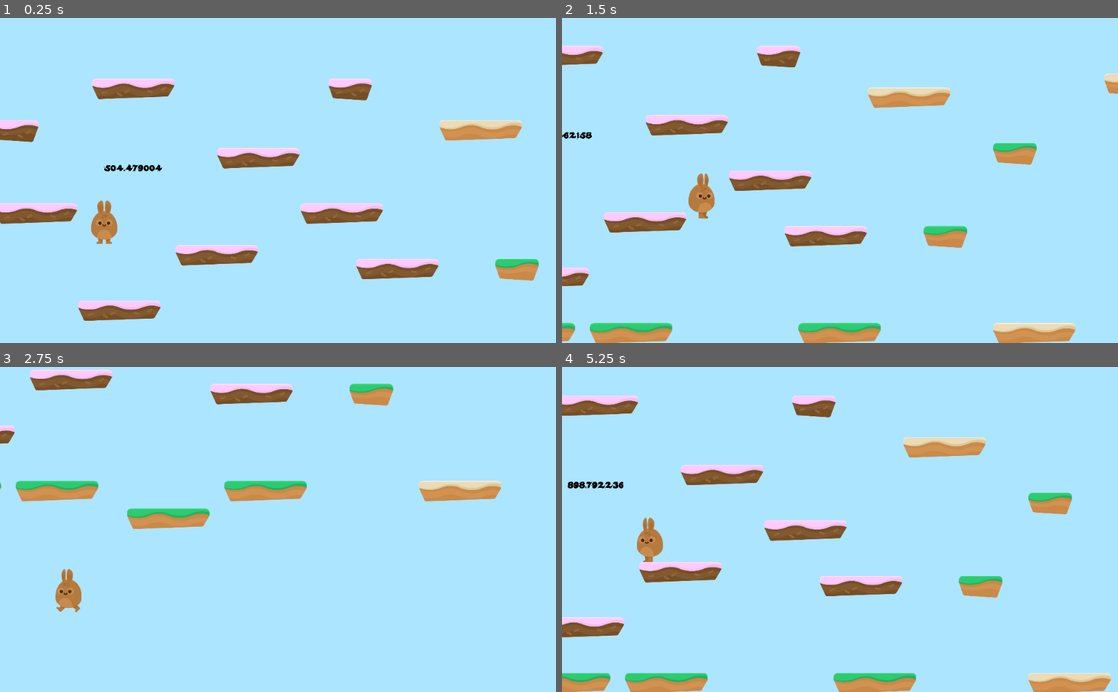
Above: before the commit, frames 1-4 (two rows, left to right).
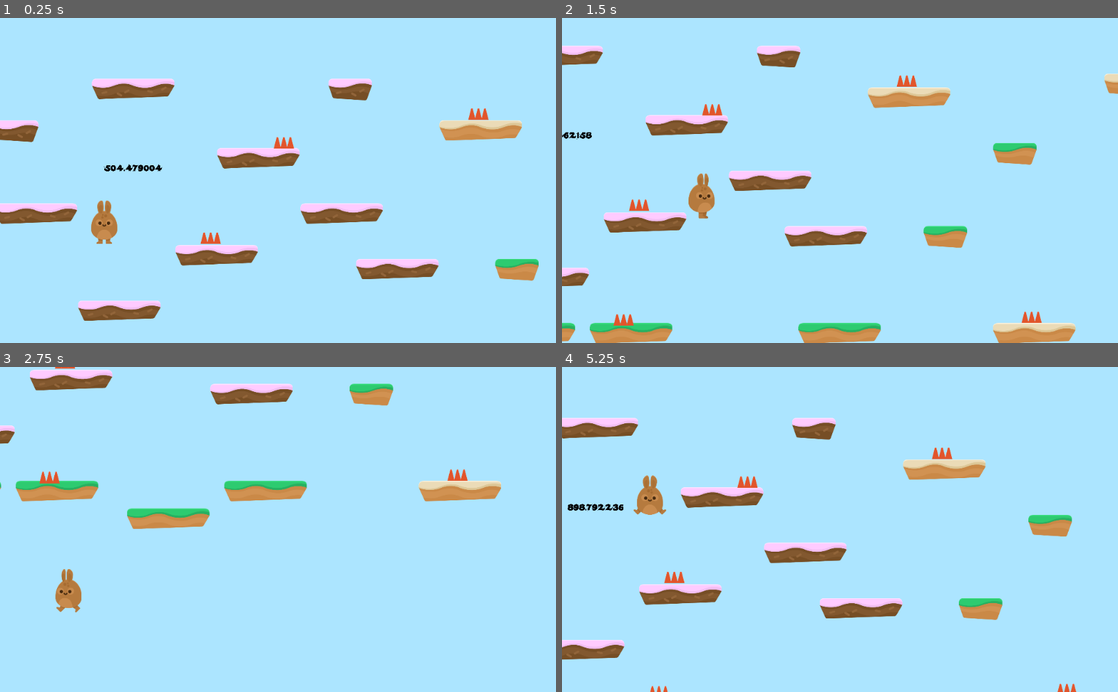
Above: after the commit, the same moments.

Repository: lindholmen/HoopyDays
Game: Godot game, scene res://Levels/Level1.tscn
Two runs of this game, one before a commit and one after it. Both use one fixed random seed, a clock stepped at 60 frames per second and the inputs below.
Inputs (mouse positions are in pixels of both pictures, inside the frame that each line leads up to):
- Up to frame 1 (0.25 s): no input
- Up to frame 2 (1.5 s): hold D (right) from 0.53 s (still down); tap W (jump) at 0.77 s
- Up to frame 3 (2.75 s): tap W (jump) at 1.52 s; release D (right) at 2.03 s; hold A (left) from 2.03 s (still down)
- Up to frame 4 (5.25 s): release A (left) at 2.78 s; hold D (right) 2.78-3.5 s; tap W (jump) at 3.02, 4.52 s; click (778, 575) at 3.5 s; hold D (right) 4.28-5.03 s; hold A (left) from 5.03 s (still down)

The runs differ from the first frame. In frame 1, 0.3% of the frame differs, in the area x 36-88%, y 27-70%; in frame 2, 0.5%; in frame 3, 0.2%; in frame 4, 18%, in the area x 0-99%, y 8-100%.

Commit message:
added hazards with area2d to detect enter signal and using yield wait for a frame

Diff:
--- /dev/null
+++ b/Hazards/Hazards.gd
@@ -0,0 +1,9 @@
+extends Area2D
+
+
+
+func _on_SpikeTop_body_entered(body):
+	#if body.name == "Player" or body is KinematicBody2D:
+	# dont need this because we can use collision layers in Inspector
+	if body.has_method("hurt"):
+		body.hurt()
--- /dev/null
+++ b/Hazards/SpikeTop.tscn
@@ -0,0 +1,17 @@
+[gd_scene load_steps=3 format=2]
+
+[ext_resource path="res://GFX/Environment/spikes_top.png" type="Texture" id=1]
+[ext_resource path="res://Hazards/Hazards.gd" type="Script" id=2]
+
+[node name="SpikeTop" type="Area2D"]
+modulate = Color( 0.992157, 0.352941, 0.180392, 1 )
+collision_layer = 4
+script = ExtResource( 2 )
+
+[node name="Sprite" type="Sprite" parent="."]
+texture = ExtResource( 1 )
+
+[node name="CollisionPolygon2D" type="CollisionPolygon2D" parent="."]
+position = Vector2( -0.540237, -0.180084 )
+polygon = PoolVector2Array( -33.1105, -25.4069, -46.6164, 26.0957, 47.0246, 26.816, 32.9784, -25.9471 )
+[connection signal="body_entered" from="." to="." method="_on_SpikeTop_body_entered"]
--- a/Levels/GameOver.tscn
+++ b/Levels/GameOver.tscn
@@ -27,6 +27,9 @@
 anchor_bottom = 1.0
 texture = ExtResource( 1 )
 expand = true
+__meta__ = {
+"_edit_use_anchors_": false
+}
 
 [node name="CenterContainer" type="CenterContainer" parent="."]
 anchor_left = 0.00117695
--- a/Levels/Level1.tscn
+++ b/Levels/Level1.tscn
@@ -1,8 +1,9 @@
-[gd_scene load_steps=5 format=2]
+[gd_scene load_steps=6 format=2]
 
 [ext_resource path="res://Player/Player.tscn" type="PackedScene" id=1]
 [ext_resource path="res://Levels/Tileset.tres" type="TileSet" id=2]
 [ext_resource path="res://Fonts/candles_.ttf" type="DynamicFontData" id=3]
+[ext_resource path="res://Hazards/SpikeTop.tscn" type="PackedScene" id=4]
 
 [sub_resource type="DynamicFont" id=1]
 size = 40
@@ -17,7 +18,7 @@
 tile_set = ExtResource( 2 )
 collision_layer = 2
 format = 1
-tile_data = PoolIntArray( -458668, 6, 0, -196601, 0, 0, -196584, 1, 0, -196545, 2, 0, -65487, 5, 0, 0, 1, 0, 32, 4, 0, 93, 7, 0, 131088, 0, 0, 131146, 2, 0, 262185, 3, 0, 327733, 0, 0, 393216, 0, 0, 393238, 0, 0, 589837, 0, 0, 589912, 7, 0, 655386, 0, 0, 655396, 3, 0, 655424, 1, 0, 851974, 0, 0, 852019, 0, 0, 1114117, 2, 0, 1114124, 2, 0, 1114139, 2, 0, 1114153, 4, 0, 1114193, 4, 0, 1179717, 1, 0, 1245204, 2, 0, 1376313, 2, 0, 1638494, 3, 0, 1769544, 2, 0 )
+tile_data = PoolIntArray( -1245074, 4, 0, -786313, 6, 0, -458668, 6, 0, -327553, 2, 0, -196601, 0, 0, -196584, 1, 0, -196545, 2, 0, -196507, 2, 0, -65487, 5, 0, 0, 1, 0, 32, 4, 0, 93, 7, 0, 131088, 0, 0, 131146, 2, 0, 131205, 4, 0, 262185, 3, 0, 262261, 5, 0, 327733, 0, 0, 393216, 0, 0, 393238, 0, 0, 589837, 0, 0, 589912, 7, 0, 589951, 1, 0, 655386, 0, 0, 655396, 3, 0, 655424, 1, 0, 721002, 2, 0, 851974, 0, 0, 852019, 0, 0, 1114117, 2, 0, 1114124, 2, 0, 1114139, 2, 0, 1114153, 4, 0, 1114193, 4, 0, 1114244, 2, 0, 1179717, 1, 0, 1245204, 2, 0, 1310820, 0, 0, 1376313, 2, 0, 1572986, 4, 0, 1638494, 3, 0, 1769544, 2, 0, 1900657, 7, 0 )
 
 [node name="LabelTest" type="Label" parent="."]
 margin_left = 503.0
@@ -30,3 +31,44 @@
 __meta__ = {
 "_edit_use_anchors_": false
 }
+
+[node name="Hazards" type="Node" parent="."]
+
+[node name="SpikeTop" parent="Hazards" instance=ExtResource( 4 )]
+position = Vector2( 923.671, 1072.54 )
+
+[node name="SpikeTop2" parent="Hazards" instance=ExtResource( 4 )]
+position = Vector2( 994.623, 543.946 )
+
+[node name="SpikeTop3" parent="Hazards" instance=ExtResource( 4 )]
+position = Vector2( 1331.64, 104.044 )
+
+[node name="SpikeTop4" parent="Hazards" instance=ExtResource( 4 )]
+position = Vector2( 2227.41, -28.991 )
+
+[node name="SpikeTop5" parent="Hazards" instance=ExtResource( 4 )]
+position = Vector2( 2802.12, 1061.9 )
+
+[node name="SpikeTop6" parent="Hazards" instance=ExtResource( 4 )]
+position = Vector2( 3577.27, 300.936 )
+
+[node name="SpikeTop13" parent="Hazards" instance=ExtResource( 4 )]
+position = Vector2( 3470.26, 300.584 )
+
+[node name="SpikeTop7" parent="Hazards" instance=ExtResource( 4 )]
+position = Vector2( 4520.94, 1127.53 )
+
+[node name="SpikeTop8" parent="Hazards" instance=ExtResource( 4 )]
+position = Vector2( 5070.81, 102.27 )
+
+[node name="SpikeTop10" parent="Hazards" instance=ExtResource( 4 )]
+position = Vector2( 7014.9, 684.076 )
+
+[node name="SpikeTop11" parent="Hazards" instance=ExtResource( 4 )]
+position = Vector2( 8116.43, 1517.34 )
+
+[node name="SpikeTop12" parent="Hazards" instance=ExtResource( 4 )]
+position = Vector2( 7812.64, -778.29 )
+
+[node name="SpikeTop9" parent="Hazards" instance=ExtResource( 4 )]
+position = Vector2( 6644.17, -208.145 )
--- a/Player/Player.gd
+++ b/Player/Player.gd
@@ -6,6 +6,8 @@
 const UP = Vector2(0,-1)
 const JUMP_SPEED = 3000
 const WORLD_LIMIT = 3000
+
+var lives = 3
 
 signal animate
 
@@ -50,3 +52,11 @@
 func end_game():
 	#get_tree().quit()
 	get_tree().change_scene("res://Levels/GameOver.tscn")
+
+func hurt():
+	position.y -= 1 # because could be on the floor
+	yield(get_tree(), "idle_frame") # go till next frame so bypass apply_gravity
+	motion.y -= JUMP_SPEED
+	lives -= 1
+	if lives < 0:
+		end_game()
--- a/project.godot
+++ b/project.godot
@@ -45,6 +45,7 @@
 
 2d_physics/layer_1="Player"
 2d_physics/layer_2="Terrain"
+2d_physics/layer_3="Hazards"
 
 [rendering]
 
